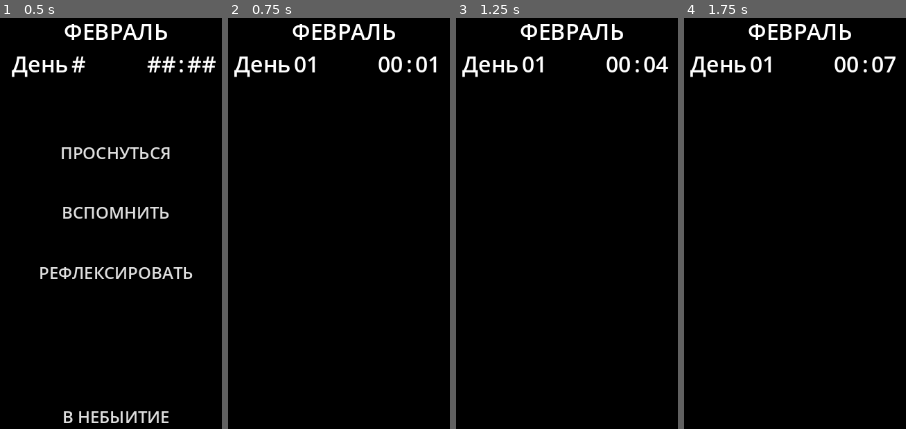
Above: before the commit, frames 1-4 (left to right).
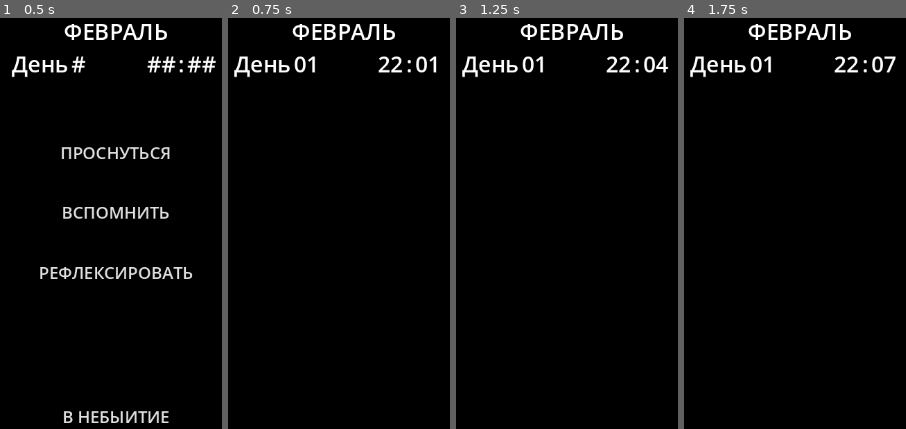
Above: after the commit, the same moments.

Repository: Hiffwux/February
Game: Godot game, scene res://mainScene.tscn
Two runs of this game, one before a commit and one after it. Both use one fixed random seed, a clock stepped at 60 frames per second and the inputs below.
Inputs (mouse positions are in pixels of both pictures, inside the frame that each line leads up to):
- Up to frame 1 (0.5 s): no input
- Up to frame 2 (0.75 s): click "ПРОСНУТЬСЯ" at 0.5 s
- Up to frame 3 (1.25 s): no input
- Up to frame 4 (1.75 s): move the mouse to (outside the picture) at 1.27 s

Frame 1 is identical in both runs. In frame 2, 0.2% of the frame differs, in the area x 67-79%, y 9-14%; in frame 3, 0.2%; in frame 4, 0.2%.

Commit message:
small testing of backgrounds

Diff:
--- a/global/globalTimeOfWorld.gd
+++ b/global/globalTimeOfWorld.gd
@@ -8,7 +8,7 @@
 #signal fate_pass_time
 
 var day: int = 1
-var hour: int = 0
+var hour: int = 22
 var minute: int = 0
 var second: float = 0
 var time_speed: float = 120
--- a/mainScene.gd
+++ b/mainScene.gd
@@ -6,6 +6,9 @@
 @onready var hoursLabel = $dayAndTime/HBoxContainer/hoursVar
 @onready var minutesLabel = $dayAndTime/HBoxContainer/minutesVar
 @onready var newTimer = $dayAndTime/HBoxContainer/newTime
+
+@onready var bgMorning = $backgrounds/morning
+@onready var bgSleep = $backgrounds/sleep
 
 @onready var fateTimer = $Timer
 
@@ -16,7 +19,8 @@
 	GlobalTimeOfWorld.minute_changed.connect(_onTimeOfWorldMinuteChanged)
 
 func _process(delta):
-	pass
+	if (GlobalTimeOfWorld.hour == 23):
+		bgSleep.visible = true
 
 func _awakeStartGame():
 	GlobalTimeOfWorld.minute_changed.connect(fateCheckEvent)
--- a/mainScene.tscn
+++ b/mainScene.tscn
@@ -30,6 +30,78 @@
 grow_horizontal = 2
 grow_vertical = 2
 color = Color(0, 0, 0, 1)
+
+[node name="backgrounds" type="Control" parent="."]
+layout_mode = 3
+anchors_preset = 15
+anchor_right = 1.0
+anchor_bottom = 1.0
+grow_horizontal = 2
+grow_vertical = 2
+
+[node name="morning" type="ColorRect" parent="backgrounds"]
+visible = false
+layout_mode = 2
+offset_right = 1152.0
+offset_bottom = 648.0
+size_flags_horizontal = 3
+color = Color(2.10873e-06, 0.0311151, 0.165222, 1)
+
+[node name="trail" type="ColorRect" parent="backgrounds"]
+visible = false
+layout_mode = 2
+offset_right = 1152.0
+offset_bottom = 648.0
+size_flags_horizontal = 3
+color = Color(0.145098, 0.0784314, 0.203922, 1)
+
+[node name="work" type="ColorRect" parent="backgrounds"]
+visible = false
+layout_mode = 2
+offset_right = 1152.0
+offset_bottom = 648.0
+size_flags_horizontal = 3
+color = Color(0.192157, 0.027451, 0.0431373, 1)
+
+[node name="pharmacy" type="ColorRect" parent="backgrounds"]
+visible = false
+layout_mode = 2
+offset_right = 1152.0
+offset_bottom = 648.0
+size_flags_horizontal = 3
+color = Color(0.172549, 0.215686, 0.180392, 1)
+
+[node name="grocery" type="ColorRect" parent="backgrounds"]
+visible = false
+layout_mode = 2
+offset_right = 1152.0
+offset_bottom = 648.0
+size_flags_horizontal = 3
+color = Color(0.235294, 0.0705882, 0.156863, 1)
+
+[node name="emporium" type="ColorRect" parent="backgrounds"]
+visible = false
+layout_mode = 2
+offset_right = 1152.0
+offset_bottom = 648.0
+size_flags_horizontal = 3
+color = Color(0.266667, 0.223529, 0.105882, 1)
+
+[node name="home" type="ColorRect" parent="backgrounds"]
+visible = false
+layout_mode = 2
+offset_right = 1152.0
+offset_bottom = 648.0
+size_flags_horizontal = 3
+color = Color(0.164706, 0.235294, 0.247059, 1)
+
+[node name="sleep" type="ColorRect" parent="backgrounds"]
+visible = false
+layout_mode = 2
+offset_right = 1152.0
+offset_bottom = 648.0
+size_flags_horizontal = 3
+color = Color(0, 0.164706, 0.164706, 1)
 
 [node name="title" type="HBoxContainer" parent="."]
 anchors_preset = -1
